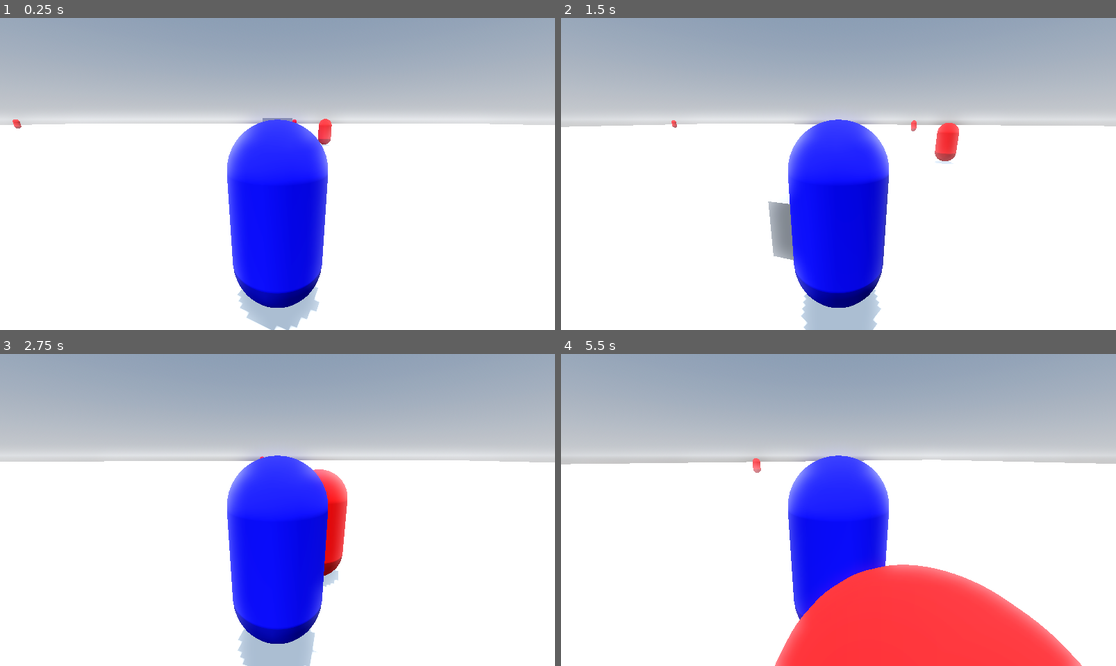
Above: before the commit, frames 1-4 (two rows, left to right).
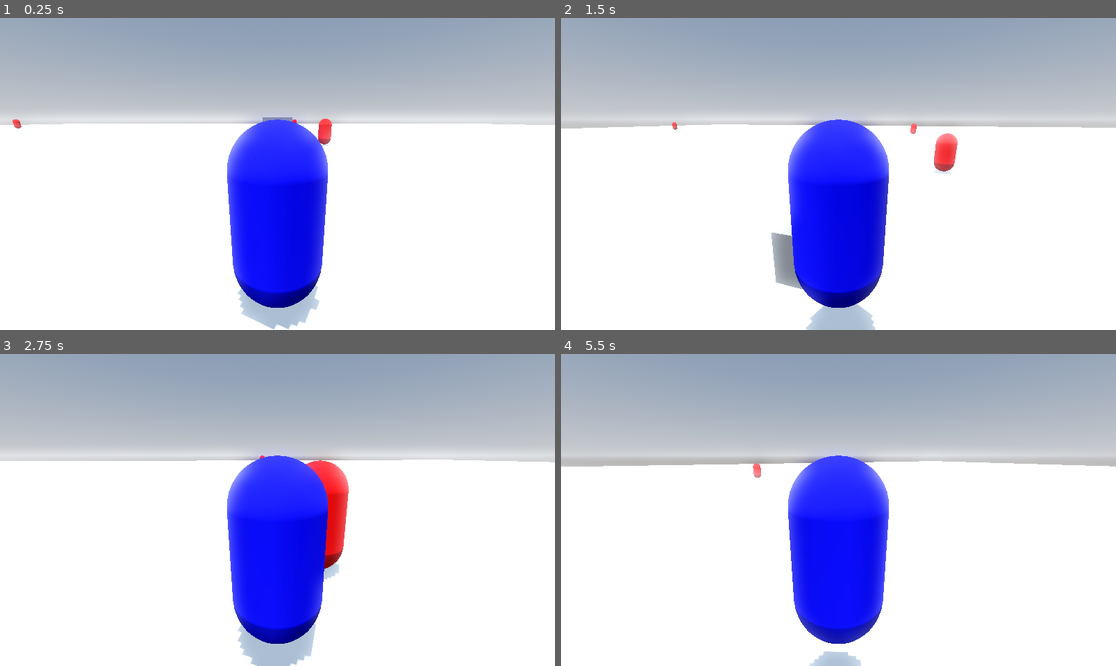
Above: after the commit, the same moments.

Repository: HM22-code/projet-MCG
Game: Godot game, scene res://scenes/test.tscn
Two runs of this game, one before a commit and one after it. Both use one fixed random seed, a clock stepped at 60 frames per second and the inputs below.
Inputs (mouse positions are in pixels of both pictures, inside the frame that each line leads up to):
- Up to frame 1 (0.25 s): no input
- Up to frame 2 (1.5 s): tap Enter (ui_accept) at 0.5, 0.6 s; move the mouse to (866, 174) at 0.52 s; hold Up (ui_up) from 0.53 s (still down); tap Space (saut, bound only after the commit) at 0.77, 0.8, 1.07, 1.35 s; move the mouse to (810, 174) at 1.27 s
- Up to frame 3 (2.75 s): keep holding Up (ui_up); tap Space (saut, bound only after the commit) at 1.52, 1.82, 2.3 s; tap Enter (ui_accept) at 1.55, 2.1 s; move the mouse to (288, 503) at 2.02 s
- Up to frame 4 (5.5 s): move the mouse to (832, 516) at 2.77 s; tap Enter (ui_accept) at 2.85, 4.35 s; tap Space (saut, bound only after the commit) at 3.02, 3.32, 3.6, 3.77, 4.07, 4.52, 4.82 s; move the mouse to (877, 513) at 3.52 s; tap Escape (ui_cancel) at 4.15 s; move the mouse to (672, 463) at 4.27 s; release Up (ui_up) at 4.28 s; hold Left (ui_left) 4.28-5 s; click "Continuer" at 5 s

The runs differ from the first frame. In frame 1, 0.2% of the frame differs, in the area x 2-95%, y 31-100%; in frame 2, 2.2%; in frame 3, 1.1%; in frame 4, 13%, in the area x 0-100%, y 33-100%.

Commit message:
Fix du saut du joueur et Ajout controles custom

Diff:
--- a/entities/player/player.gd
+++ b/entities/player/player.gd
@@ -3,41 +3,25 @@
 const SPEED = 5.0
 const JUMP_VELOCITY = 4.5
 
-
 func _physics_process(delta: float) -> void:
-	# Add the gravity.
+	# Gravité
 	if not is_on_floor():
 		velocity += get_gravity() * delta
-
-	# Handle jump.
-	if Input.is_action_just_pressed("ui_accept") and is_on_floor():
-		velocity.y += JUMP_VELOCITY
-
-	# Get the input direction and handle the movement/deceleration.
-	# As good practice, you should replace UI actions with custom gameplay actions.
-
-
-
-	if Input.is_action_just_pressed("ui_left"):
-		velocity += - transform.basis.x * SPEED
-	if Input.is_action_just_pressed("ui_right"):
-		velocity += transform.basis.x * SPEED
-	if Input.is_action_just_pressed("ui_up"):
-		velocity += transform.basis.z * SPEED
-	if Input.is_action_just_pressed("ui_down"):
-		velocity += - transform.basis.z * SPEED
-
-	var input_dir := Input.get_vector("ui_left", "ui_right", "ui_up", "ui_down")
+	# Saut
+	if Input.is_action_just_pressed("saut") and is_on_floor():
+		velocity.y = JUMP_VELOCITY
+	# Mouvement horizontal
+	var input_dir := Input.get_vector("gauche", "droite", "haut", "bas")
 	var direction := (transform.basis * Vector3(input_dir.x, 0, input_dir.y)).normalized()
 	if direction:
 		velocity.x = direction.x * SPEED
 		velocity.z = direction.z * SPEED
 	else:
 		velocity.x = move_toward(velocity.x, 0, SPEED)
-		velocity.y = move_toward(velocity.y, 0, SPEED)
 		velocity.z = move_toward(velocity.z, 0, SPEED)
+	move_and_slide()
 
-	move_and_slide()
+# fonctions mouvement caméra à la souris
 
 func _ready():
 	Input.mouse_mode = Input.MOUSE_MODE_CAPTURED
@@ -55,7 +39,6 @@
 		_rotation_input = -event.relative.x * MOUSE_SENSITIVITY
 		_tilt_input = -event.relative.y * MOUSE_SENSITIVITY
 		transform.basis = transform.basis.rotated(Vector3(0,1,0), _rotation_input)
-		#print(Vector2(_rotation_input,_tilt_input))
 
 @export var TILT_LOWER_LIMIT := deg_to_rad(-90.0)
 @export var TILT_UPPER_LIMIT := deg_to_rad(90.0)
--- a/menus/pause_menu/pause_menu.gd
+++ b/menus/pause_menu/pause_menu.gd
@@ -5,7 +5,7 @@
 	process_mode = Node.PROCESS_MODE_ALWAYS
 
 func _unhandled_input(event: InputEvent) -> void:
-	if event.is_action_pressed("ui_cancel"):
+	if event.is_action_pressed("echappe"):
 		_toggle_pause()
 
 func _toggle_pause() -> void:
--- a/project.godot
+++ b/project.godot
@@ -49,6 +49,40 @@
 , Object(InputEventKey,"resource_local_to_scene":false,"resource_name":"","device":-1,"window_id":0,"alt_pressed":false …(183 unchanged characters)…
 ]
 }
+saut={
+"deadzone": 0.2,
+"events": [Object(InputEventKey,"resource_local_to_scene":false,"resource_name":"","device":-1,"window_id":0,"alt_pressed":false,"shift_pressed":false,"ctrl_pressed":false,"meta_pressed":false,"pressed":false,"keycode":0,"physical_keycode":32,"key_label":0,"unicode":32,"location":0,"echo":false,"script":null)
+]
+}
+haut={
+"deadzone": 0.2,
+"events": [Object(InputEventKey,"resource_local_to_scene":false,"resource_name":"","device":-1,"window_id":0,"alt_pressed":false,"shift_pressed":false,"ctrl_pressed":false,"meta_pressed":false,"pressed":false,"keycode":0,"physical_keycode":87,"key_label":0,"unicode":122,"location":0,"echo":false,"script":null)
+, Object(InputEventKey,"resource_local_to_scene":false,"resource_name":"","device":-1,"window_id":0,"alt_pressed":false,"shift_pressed":false,"ctrl_pressed":false,"meta_pressed":false,"pressed":false,"keycode":0,"physical_keycode":4194320,"key_label":0,"unicode":0,"location":0,"echo":false,"script":null)
+]
+}
+bas={
+"deadzone": 0.2,
+"events": [Object(InputEventKey,"resource_local_to_scene":false,"resource_name":"","device":-1,"window_id":0,"alt_pressed":false,"shift_pressed":false,"ctrl_pressed":false,"meta_pressed":false,"pressed":false,"keycode":0,"physical_keycode":83,"key_label":0,"unicode":115,"location":0,"echo":false,"script":null)
+, Object(InputEventKey,"resource_local_to_scene":false,"resource_name":"","device":-1,"window_id":0,"alt_pressed":false,"shift_pressed":false,"ctrl_pressed":false,"meta_pressed":false,"pressed":false,"keycode":0,"physical_keycode":4194322,"key_label":0,"unicode":0,"location":0,"echo":false,"script":null)
+]
+}
+droite={
+"deadzone": 0.2,
+"events": [Object(InputEventKey,"resource_local_to_scene":false,"resource_name":"","device":-1,"window_id":0,"alt_pressed":false,"shift_pressed":false,"ctrl_pressed":false,"meta_pressed":false,"pressed":false,"keycode":0,"physical_keycode":68,"key_label":0,"unicode":100,"location":0,"echo":false,"script":null)
+, Object(InputEventKey,"resource_local_to_scene":false,"resource_name":"","device":-1,"window_id":0,"alt_pressed":false,"shift_pressed":false,"ctrl_pressed":false,"meta_pressed":false,"pressed":false,"keycode":0,"physical_keycode":4194321,"key_label":0,"unicode":0,"location":0,"echo":false,"script":null)
+]
+}
+gauche={
+"deadzone": 0.2,
+"events": [Object(InputEventKey,"resource_local_to_scene":false,"resource_name":"","device":-1,"window_id":0,"alt_pressed":false,"shift_pressed":false,"ctrl_pressed":false,"meta_pressed":false,"pressed":false,"keycode":0,"physical_keycode":65,"key_label":0,"unicode":113,"location":0,"echo":false,"script":null)
+, Object(InputEventKey,"resource_local_to_scene":false,"resource_name":"","device":-1,"window_id":0,"alt_pressed":false,"shift_pressed":false,"ctrl_pressed":false,"meta_pressed":false,"pressed":false,"keycode":0,"physical_keycode":4194319,"key_label":0,"unicode":0,"location":0,"echo":false,"script":null)
+]
+}
+echappe={
+"deadzone": 0.2,
+"events": [Object(InputEventKey,"resource_local_to_scene":false,"resource_name":"","device":-1,"window_id":0,"alt_pressed":false,"shift_pressed":false,"ctrl_pressed":false,"meta_pressed":false,"pressed":false,"keycode":0,"physical_keycode":4194305,"key_label":0,"unicode":0,"location":0,"echo":false,"script":null)
+]
+}
 
 [rendering]
 
--- a/scenes/test.tscn
+++ b/scenes/test.tscn
@@ -25,9 +25,9 @@
 
 [sub_resource type="PlaneMesh" id="PlaneMesh_8uh7m"]
 material = SubResource("StandardMaterial3D_37kl0")
-size = Vector2(20, 20)
+size = Vector2(200, 200)
 
-[sub_resource type="WorldBoundaryShape3D" id="WorldBoundaryShape3D_37kl0"]
+[sub_resource type="WorldBoundaryShape3D" id="WorldBoundaryShape3D_iyx0m"]
 
 [sub_resource type="BoxMesh" id="BoxMesh_37kl0"]
 
@@ -48,11 +48,10 @@
 [node name="StaticBody3D" type="StaticBody3D" parent="NavigationRegion3D"]
 
 [node name="MeshInstance3D" type="MeshInstance3D" parent="NavigationRegion3D/StaticBody3D"]
-transform = Transform3D(10, 0, 0, 0, 10, 0, 0, 0, 10, 0, 0, 0)
 mesh = SubResource("PlaneMesh_8uh7m")
 
 [node name="CollisionShape3D" type="CollisionShape3D" parent="NavigationRegion3D/StaticBody3D"]
-shape = SubResource("WorldBoundaryShape3D_37kl0")
+shape = SubResource("WorldBoundaryShape3D_iyx0m")
 
 [node name="RigidBody3D" type="RigidBody3D" parent="NavigationRegion3D"]
 transform = Transform3D(1, 0, 0, 0, 1, 0, 0, 0, 1, 0, 1.8594856, -5.62793)
